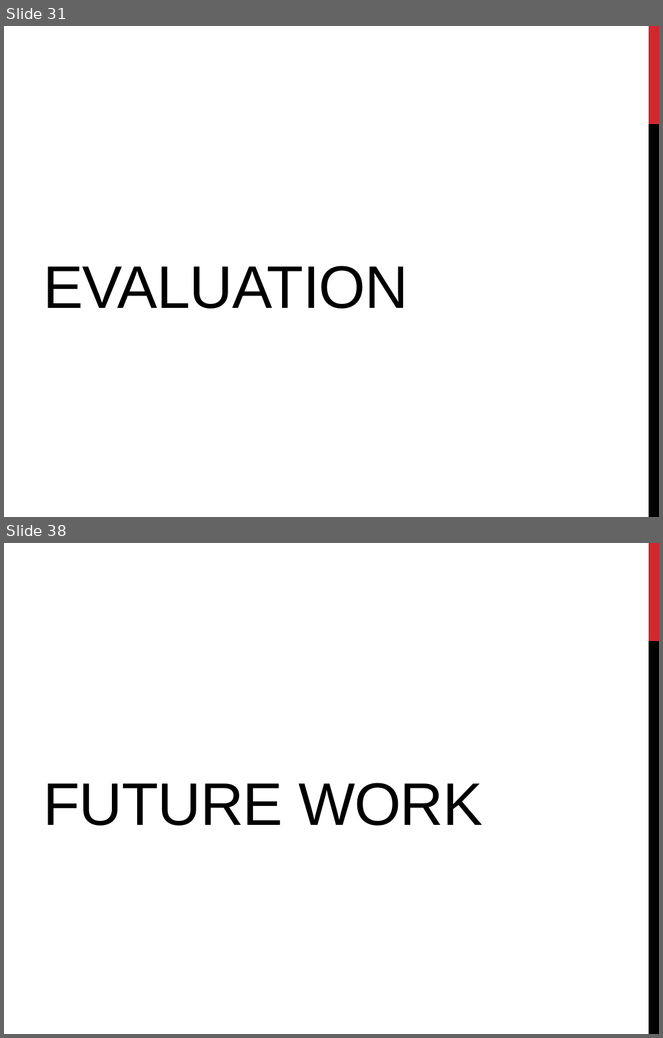
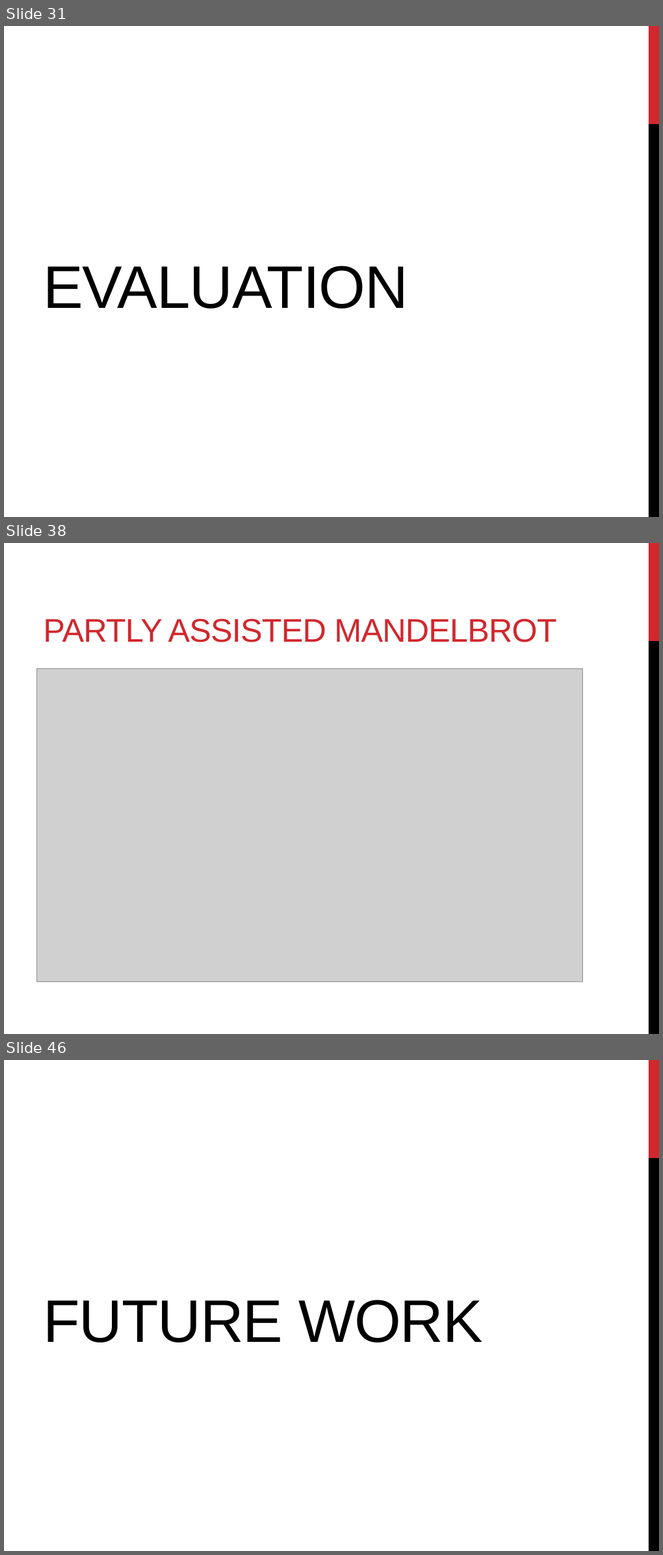
Before and after one commit to florianroesler/thesis_presentation, a slide deck: presentation.pptx. Shown one above the other, each under a label of ours: slides 31 and 38 before the commit, slides 31, 38 and 46 after it; the slides between them are not shown. The pictures are 663x1038 and 663x1555 pixels, drawn with LibreOffice and Linux fonts; fonts in the diff are those of the drawing; grey boxes stand for pictures. Boxes give left, top, right and bottom in pixels: in the first picture for what was removed or moved away, otherwise in the second. Text is boxed around its words. In the diff, an @@ line names an element or a change of style, - is before the commit and + after.

```diff
--- a/presentation.pptx
+++ b/presentation.pptx
@@ slide 38 added at [4,543,659,1034], background #FFFFFF; not listed: 2 template elements that a slide beside it also shows @@
@@ title added at [43,619,556,642], 36 pt, text #D1282E @@
+PARTLY ASSISTED MANDELBROT
@@ picture added at [36,669,582,982] @@
@@ what was slide 38 is now slide 46 @@
```
Also in this commit, not shown: 8 slides changed, 8 other slides added, 1 slide removed, 18 other files.
